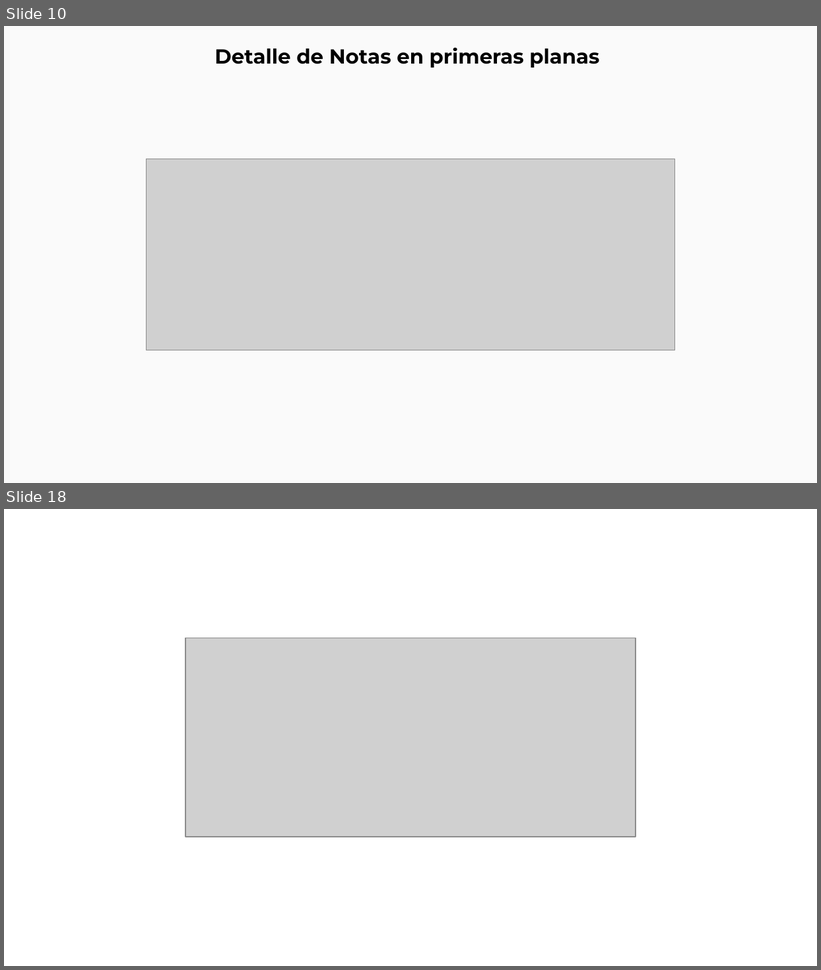
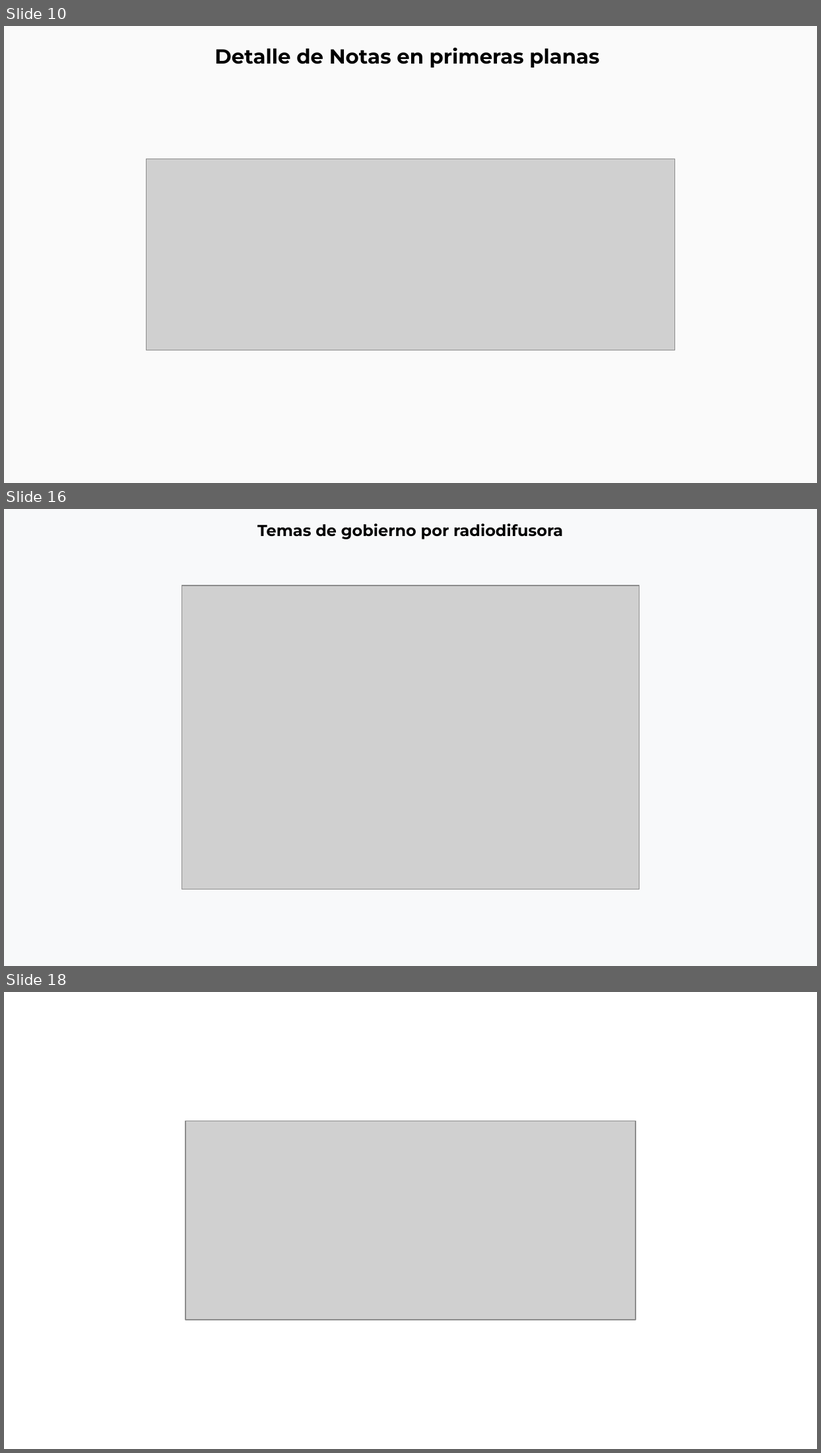
Before and after one commit to thelonious9/Reporteportadas, a slide deck: Reporte 280926.pptx. Shown one above the other, each under a label of ours: slides 10 and 18 before the commit, slides 10, 16 and 18 after it; the slides between them are not shown. The pictures are 821x970 and 821x1453 pixels, drawn with LibreOffice and Linux fonts; fonts in the diff are those of the drawing; grey boxes stand for pictures; background and template pictures are left out. Boxes give left, top, right and bottom in pixels: in the first picture for what was removed or moved away, otherwise in the second. Text is boxed around its words. In the diff, an @@ line names an element or a change of style, - is before the commit and + after.

```diff
--- a/Reporte 280926.pptx
+++ b/Reporte 280926.pptx
@@ slide 16 added at box(4, 509, 817, 966), background #F8F9FA @@
@@ text added at box(257, 524, 563, 539), 14 pt, text #000000, bold @@
+Temas de gobierno por radiodifusora
@@ picture added at box(182, 586, 639, 890) @@
```
Also in this commit, not shown: 5 slides changed, 1 slide removed.
